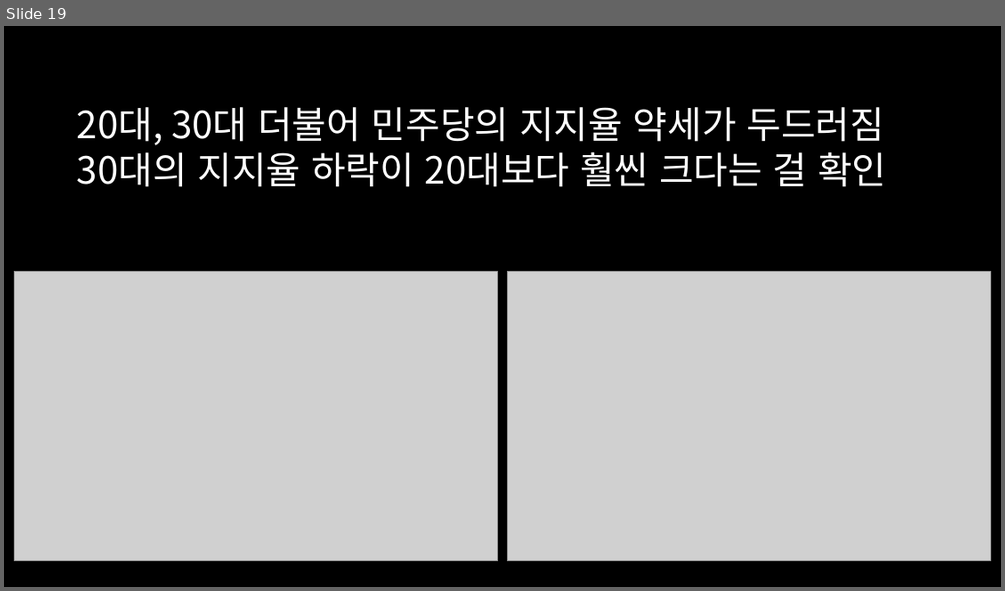
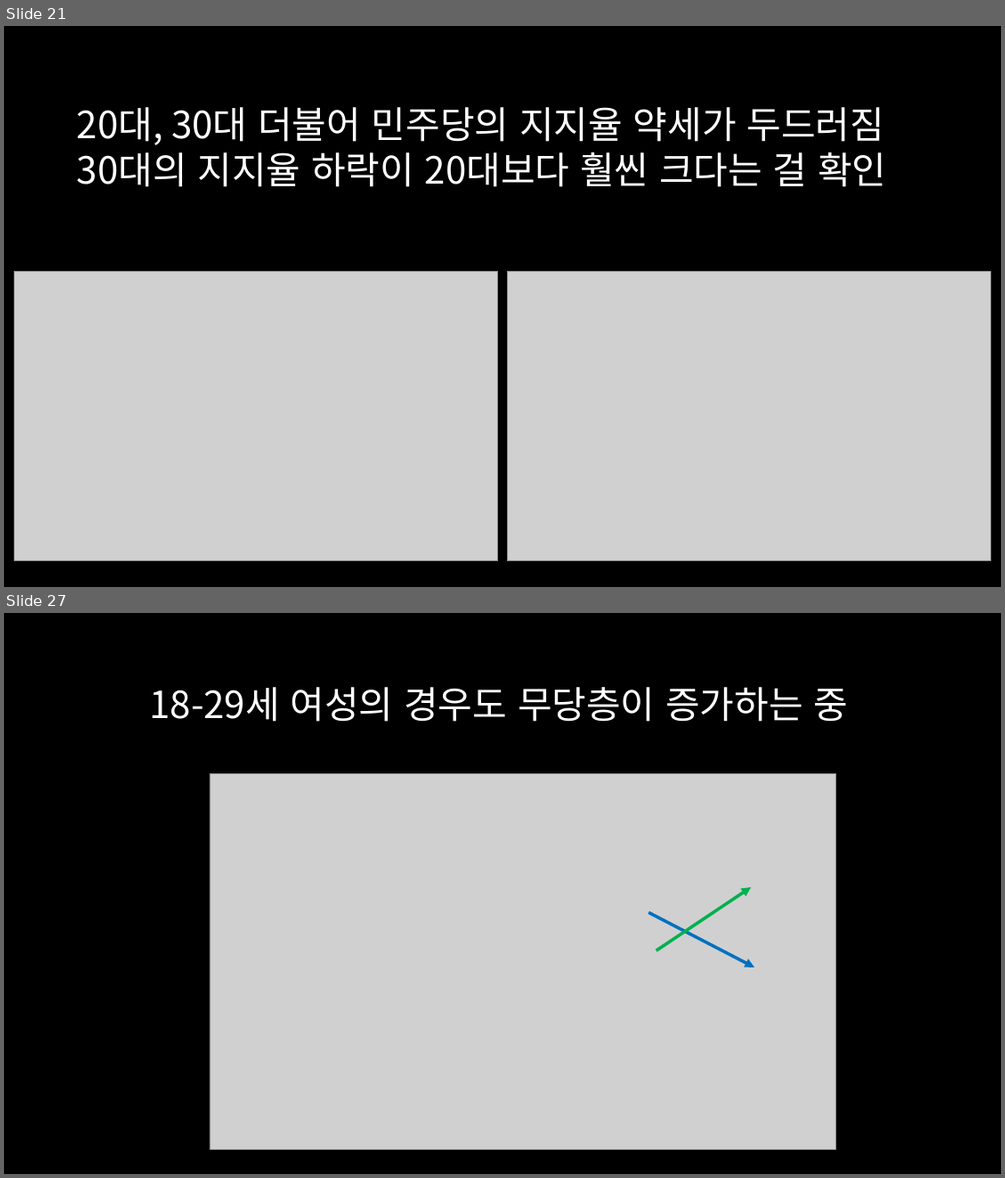
Before and after one commit to dschloe/streamlit-election-analysis, a slide deck: 프레젠테이션1.pptx. Shown one above the other, each under a label of ours: slide 19 before the commit, slides 21 and 27 after it; the slides between them are not shown. The pictures are 1005x591 and 1005x1178 pixels, drawn with LibreOffice and Linux fonts; fonts in the diff are those of the drawing; grey boxes stand for pictures. Boxes give left, top, right and bottom in pixels: in the first picture for what was removed or moved away, otherwise in the second. Text is boxed around its words. In the diff, an @@ line names an element or a change of style, - is before the commit and + after.

```diff
--- a/프레젠테이션1.pptx
+++ b/프레젠테이션1.pptx
@@ slide 27 added at (x1=4, y1=613, x2=1001, y2=1174), background #000000 @@
@@ text added at (x1=149, y1=687, x2=849, y2=722), 36 pt, text #FFFFFF @@
+18-29세 여성의 경우도 무당층이 증가하는 중
@@ picture added at (x1=210, y1=774, x2=835, y2=1149) @@
@@ arrow added from (656, 950) to (751, 887), #00B050 3 pt @@
@@ arrow added from (648, 912) to (755, 967), #0070C0 3 pt @@
@@ what was slide 19 is now slide 21 @@
```
Also in this commit, not shown: 3 slides changed, 11 other slides added, 14 other files.
